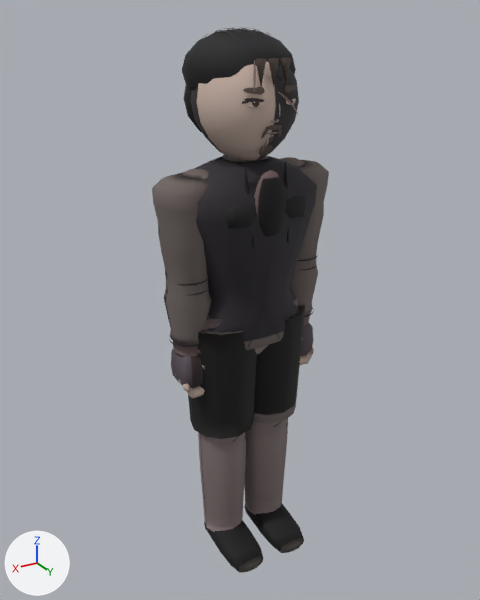
The glTF model assets/models/hyeonseok_a.glb, before and after one commit.
Camera for both pictures: a camera (50 mm lens) standing at (1.142, 1.873, 1.946) and looking at (0.006, -0.022, 0.999). Every picture has the same lights, and +X, +Y and +Z are marked at lower left. The picture after the commit comes second. Vertices at exactly the same position are counted once.

Objects in the first picture: 'Body'.
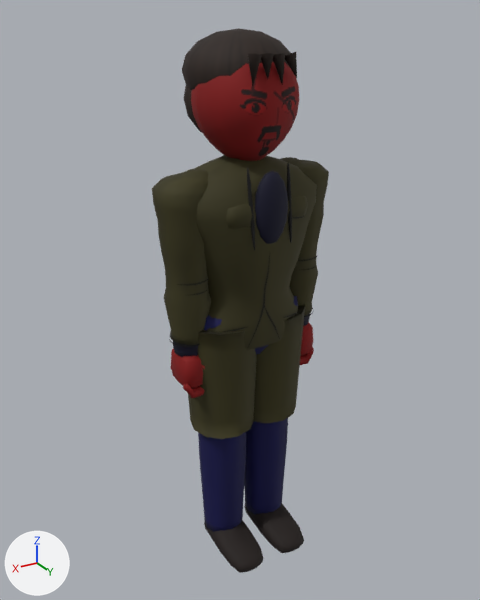
The change, as a diff of the scene's bpy script:
```diff
--- a/assets/models/hyeonseok_a.glb.py
+++ b/assets/models/hyeonseok_a.glb.py
@@ me_mesh_0 @@
 # used by ob_body; location = (0.0, 0.0, 0.0)
-me_mesh_0.from_pydata(...)  # 4996 vertices, 8994 faces; spans x -0.33..0.33, y -0.21..0.23, z -0.03..1.91
+me_mesh_0.from_pydata(...)  # 3833 vertices, 7184 faces; spans x -0.33..0.33, y -0.21..0.23, z -0.03..1.91
+# me_mesh_0 part 1: the loose piece of 7 vertices spanning x -0.06..-0.03, y 0.14..0.17, z 1.75..1.83 is multiplied about its middle by the matrix ((0.972, 0.014, 0.34), (0.005, 1.028, -0.057), (-0.341, 0.056, 0.97)), then moved by (-0.03, 0.0, 0.01)
+# me_mesh_0 part 2: the loose piece of 7 vertices spanning x 0.03..0.06, y 0.14..0.17, z 1.75..1.83 is scaled about its middle by (1.23, 1.31, 1.11), then moved by (-0.07, -0.01, 0.01)
+# me_mesh_0 part 3: the loose piece of 7 vertices spanning x -0.02..0.02, y 0.14..0.17, z 1.75..1.83 is moved by (0.02, -0.01, 0.01)
+# me_mesh_0 part 4: the loose piece of 7 vertices spanning x 0.03..0.06, y 0.14..0.17, z 1.75..1.83 is copied, and the copy is moved by (0.02, -0.01, 0.01); it spans x 0.04..0.08, y 0.13..0.17, z 1.75..1.84
+# me_mesh_0 part 5: 25 loose pieces with 1075 vertices, spanning x -0.11..0.1, y 0.11..0.18, z 1.54..1.82, are deleted
+# me_mesh_0 part 6: 163 vertices moved from x -0.14..0.14, y -0.14..0.17, z 1.25..1.81 to x -0.14..0.14, y -0.14..0.18, z 1.25..1.81; 562 vertices removed from x -0.16..0.16, y -0.2..0.18, z 1.26..1.91; 467 vertices added at x -0.17..0.17, y -0.17..0.19, z 1.26..1.88
+# me_mesh_0 part 7: 5980 kept faces spanning x -0.33..0.33, y -0.21..0.23, z -0.03..1.91 get new vertex colours
+# other edits to the shape of me_mesh_0 do not show in these pictures
 me_mesh_0.materials.append(mat_material_0)
```

What differs and where, as boxes [x1, y1, x2, y2] in the pictures (480 x 600 px; the box of a moved part takes in the faces that stretch with it):
'Body', reshaped
    before: [152, 27, 329, 573]
    after: [152, 28, 329, 573]
part 1 of me_mesh_0, moved or reshaped
    before: [281, 58, 291, 85]
    after: [285, 52, 297, 78]
part 2 of me_mesh_0, moved or reshaped
    before: [256, 58, 266, 87]
    after: [273, 53, 285, 85]
part 3 of me_mesh_0, moved or reshaped
    before: [268, 58, 279, 87]
    after: [260, 53, 274, 79]
part 4 of me_mesh_0, added
    after: [248, 53, 262, 86]
part 5 of me_mesh_0, deleted
    before: [242, 60, 298, 156]
part 6 of me_mesh_0, moved or reshaped
    before: [190, 27, 299, 250]
    after: [191, 62, 299, 251]
part 7 of me_mesh_0, recoloured
    both: [152, 28, 329, 573]
